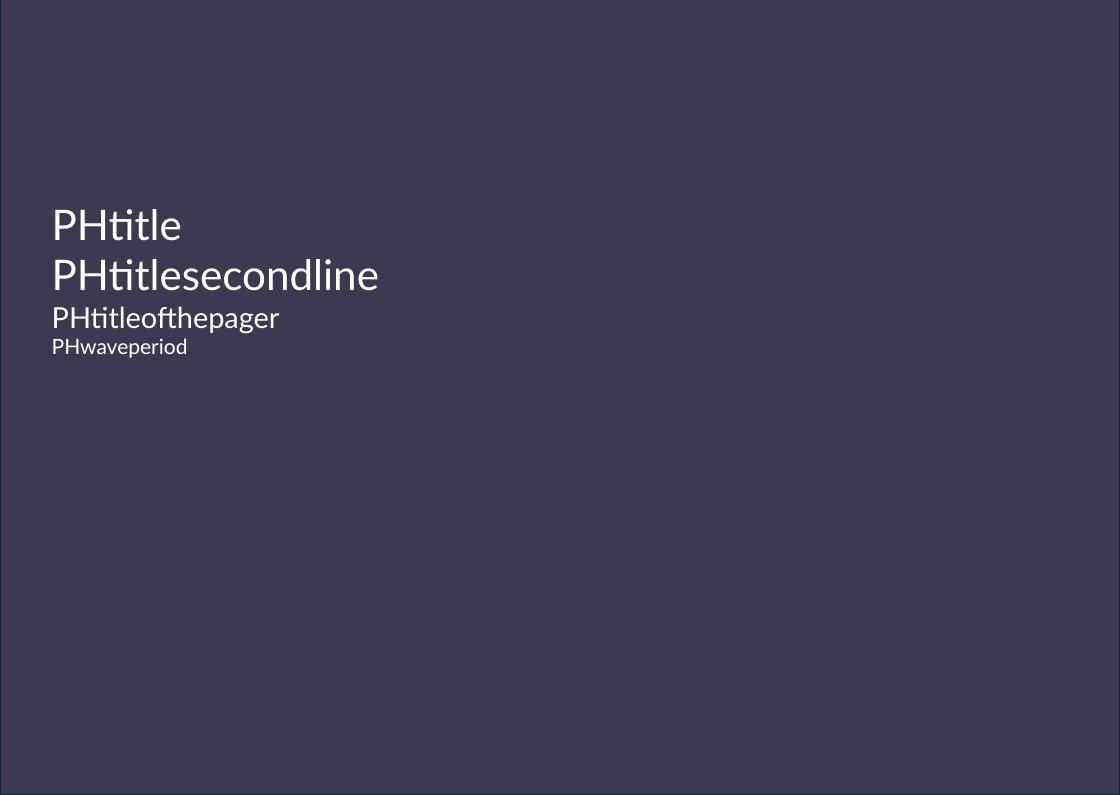
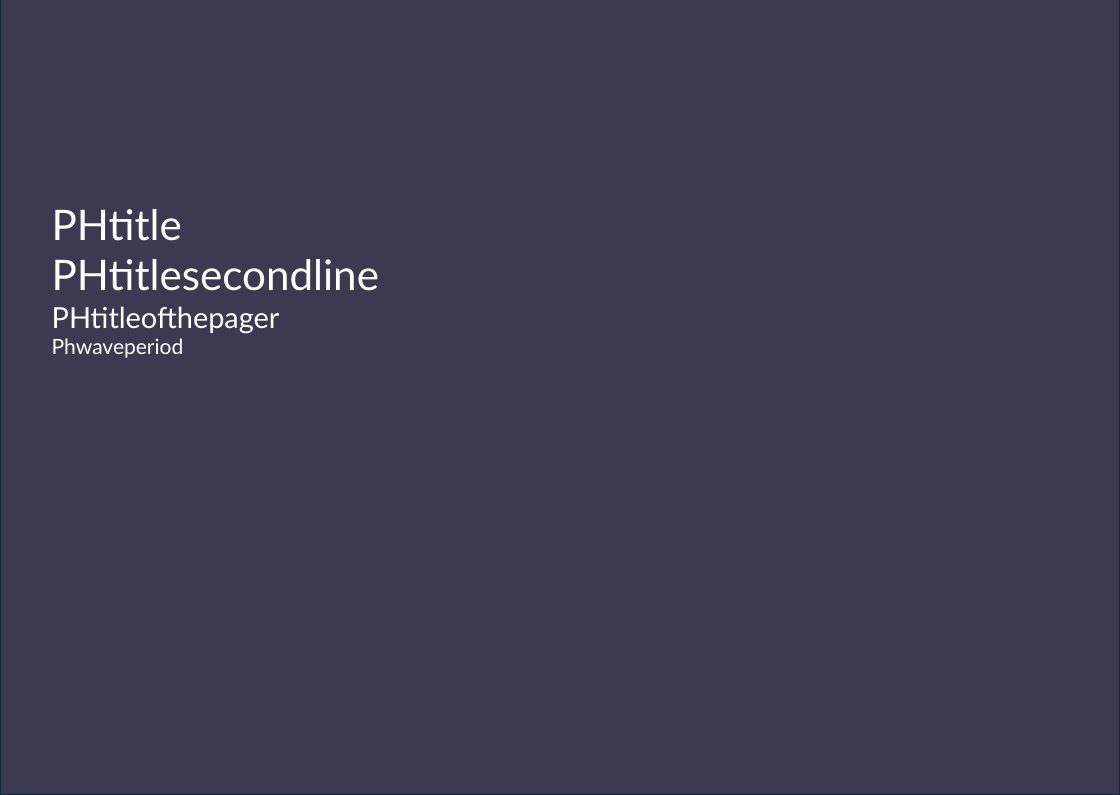
Before and after one commit to Mehdi-Samardan/skeletonService, a slide deck: slide 1 of storage/templates/Front slide.pptx. Drawn at 1120x795 pixels with LibreOffice and Linux fonts; fonts in the diff are those of the drawing; background and template pictures are left out. Boxes give left, top, right and bottom in pixels: in the first picture for what was removed or moved away, otherwise in the second. Text is boxed around its words. In the diff, an @@ line names an element or a change of style, - is before the commit and + after.

```diff
--- a/storage/templates/Front slide.pptx
+++ b/storage/templates/Front slide.pptx
@@ text at bbox=[52, 259, 379, 358]: text changed @@
-PHtitlesecondline
-PHtitleofthepager
-PHwaveperiod
+PHtitlesecondline
+PHtitleofthepager
+Phwaveperiod
```
Also in this commit, not shown: 7 other files.
